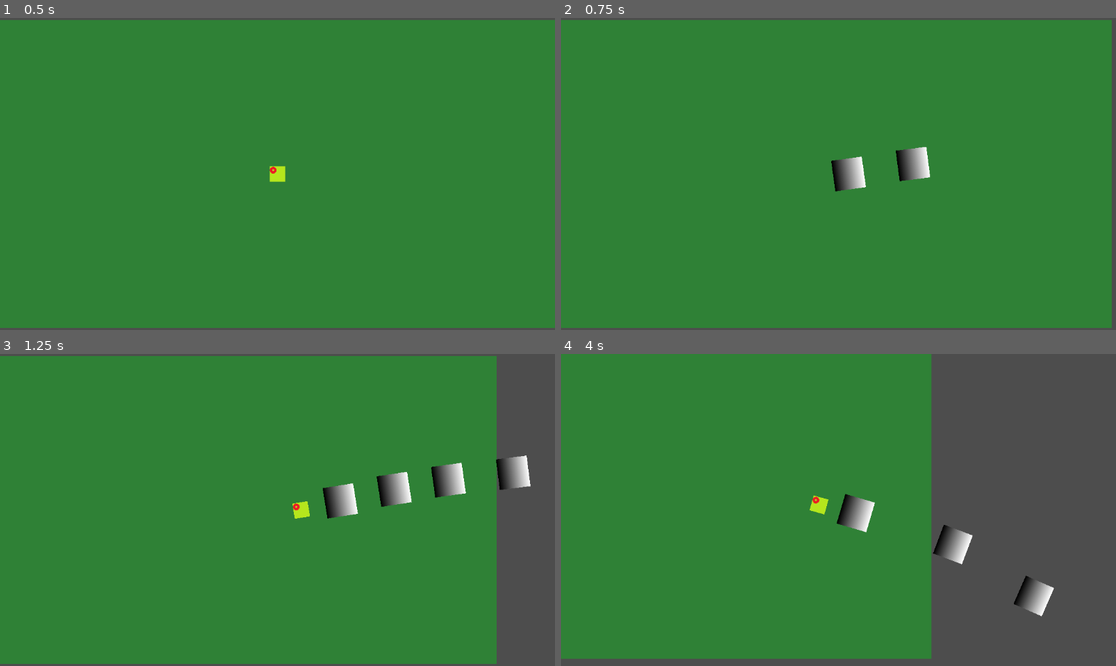
Above: before the commit, frames 1-4 (two rows, left to right).
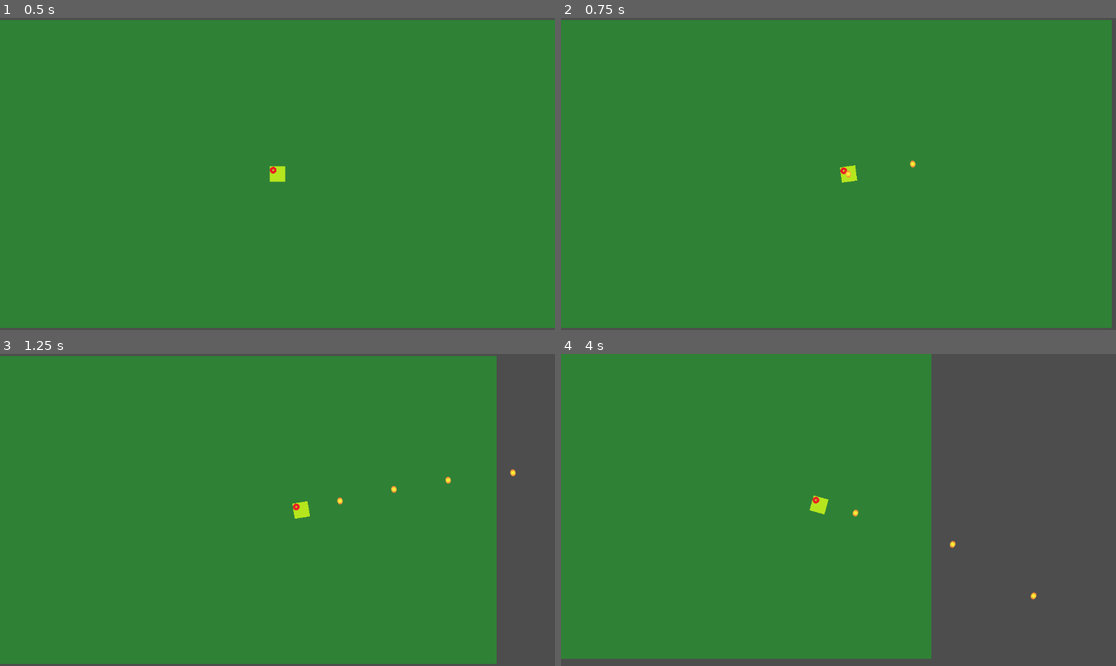
Above: after the commit, the same moments.

Repository: Hellboy20151011/Mindustry_Clone
Game: Godot game, scene res://Maps/test_map.tscn
The game is run twice, just before and just after one commit, with the same random seed, the same clock (stepped at 60 frames per second) and the same inputs.
Inputs (mouse positions are in pixels of both pictures, inside the frame that each line leads up to):
- Up to frame 1 (0.5 s): no input
- Up to frame 2 (0.75 s): tap Enter at 0.5 s; move the mouse to (960, 158) at 0.52 s; press the mouse at (960, 158) at 0.53 s; hold Right (move_right) from 0.53 s (still down)
- Up to frame 3 (1.25 s): keep holding Right (move_right)
- Up to frame 4 (4 s): move the mouse to (727, 525) at 1.27 s; release Right (move_right) at 1.28 s; release the mouse at (727, 525) at 1.28 s; hold Down (move_down) 1.28-2.03 s; click (727, 525) at 1.35 s; move the mouse to (894, 441) at 2.02 s; press the mouse at (894, 441) at 2.03 s; hold Right (move_right) 2.03-2.78 s; move the mouse to (810, 572) at 2.77 s; release the mouse at (810, 572) at 2.78 s; hold Up (move_up) 2.78-3.53 s; click (810, 572) at 2.85 s; move the mouse to (1005, 556) at 3.52 s; press the mouse at (1005, 556) at 3.53 s; hold Left (move_left) from 3.53 s (still down)

Frame 1 is identical in both runs. In frame 2, 1.1% of the frame differs, in the area x 48-67%, y 41-56%; in frame 3, 2.1%, in the area x 58-96%, y 32-53%; in frame 4, 1.5%.

Commit message:
Bullet New

Diff:
--- a/mindustry-clone/Actors/Projectiles.tscn
+++ b/mindustry-clone/Actors/Projectiles.tscn
@@ -1,13 +1,9 @@
-[gd_scene load_steps=5 format=3 uid="uid://bywr8mmpf16qr"]
+[gd_scene load_steps=4 format=3 uid="uid://bywr8mmpf16qr"]
 
 [ext_resource type="Script" uid="uid://b8tlhce7acgg6" path="res://Scripts/Projectile.gd" id="1_h5tc8"]
+[ext_resource type="Texture2D" uid="uid://bfkylcd1aqf7e" path="res://Assets/Bullet.png" id="2_rrdmw"]
 
 [sub_resource type="CircleShape2D" id="CircleShape2D_tyc4g"]
-
-[sub_resource type="Gradient" id="Gradient_h5tc8"]
-
-[sub_resource type="GradientTexture2D" id="GradientTexture2D_rrdmw"]
-gradient = SubResource("Gradient_h5tc8")
 
 [node name="Area2D" type="Area2D"]
 script = ExtResource("1_h5tc8")
@@ -16,6 +12,6 @@
 shape = SubResource("CircleShape2D_tyc4g")
 
 [node name="Sprite2D" type="Sprite2D" parent="."]
-texture = SubResource("GradientTexture2D_rrdmw")
+texture = ExtResource("2_rrdmw")
 
 [node name="VisibleOnScreenNotifier2D" type="VisibleOnScreenNotifier2D" parent="."]
Binary file added: mindustry-clone/Assets/Bullet.png
Not shown, added: mindustry-clone/Assets/Bullet.png.import
